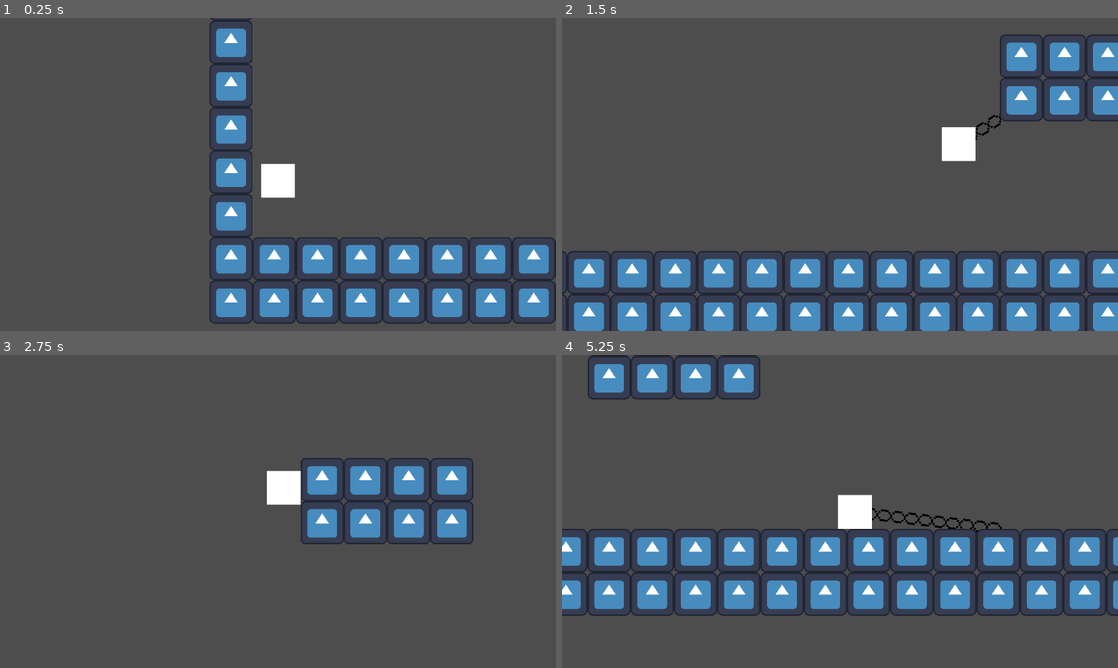
Above: before the commit, frames 1-4 (two rows, left to right).
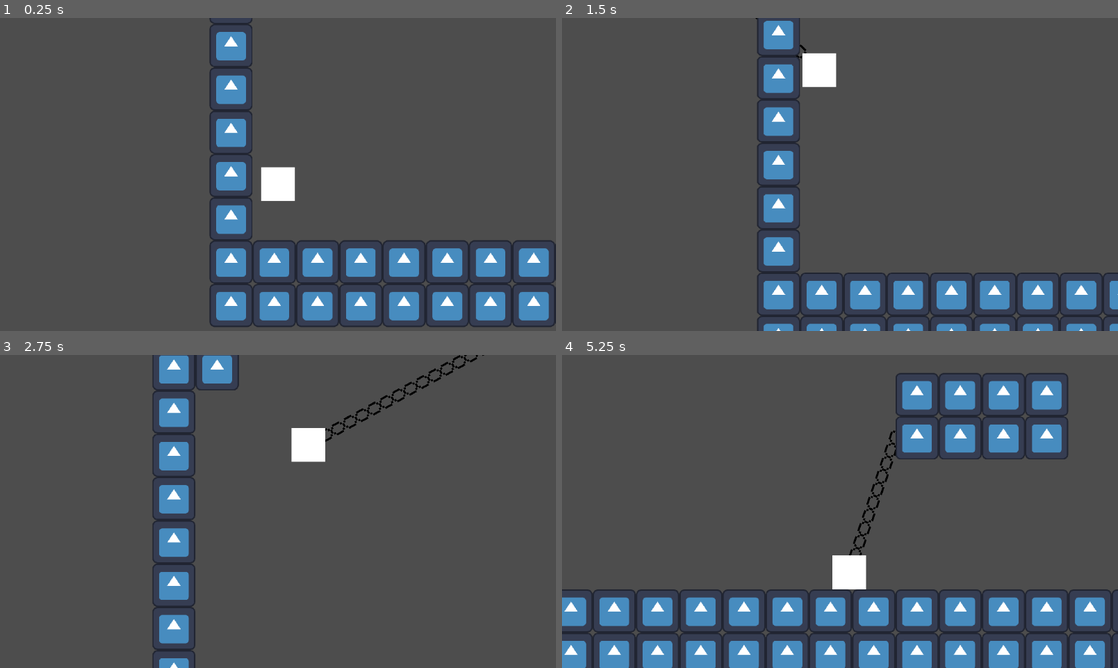
Above: after the commit, the same moments.

Repository: LitheFulminare/Operation-Venulysian
Game: Godot game, scene res://Game scenes/Prototyping.tscn
Two runs of this game, one before a commit and one after it. Both use one fixed random seed, a clock stepped at 60 frames per second and the inputs below. The engine's default icon, where the game draws it, is replaced by a stand-in: a white triangle on a blue panel in a dark square.
Inputs (mouse positions are in pixels of both pictures, inside the frame that each line leads up to):
- Up to frame 1 (0.25 s): no input
- Up to frame 2 (1.5 s): move the mouse to (962, 158) at 0.52 s; hold D (Right) from 0.53 s (still down); tap F (Grappling Hook) at 0.6 s; tap W (Up) at 0.77 s; move the mouse to (728, 190) at 1.27 s; tap Shift (Dash) at 1.35 s
- Up to frame 3 (2.75 s): tap W (Up) at 1.52 s; tap F (Grappling Hook) at 1.55, 2.1 s; move the mouse to (333, 442) at 2.02 s; release D (Right) at 2.03 s; hold A (Left) from 2.03 s (still down)
- Up to frame 4 (5.25 s): move the mouse to (812, 574) at 2.77 s; release A (Left) at 2.78 s; hold D (Right) 2.78-4.28 s; click (812, 574) at 2.85 s; tap W (Up) at 3.02, 3.77, 4.52 s; tap F (Grappling Hook) at 3.05, 3.6, 4.55, 5.1 s; move the mouse to (1006, 558) at 3.52 s; move the mouse to (673, 464) at 4.27 s; hold A (Left) 4.28-5.03 s; tap Shift (Dash) at 4.35 s; move the mouse to (867, 511) at 5.02 s; hold D (Right) from 5.03 s (still down)

The runs differ from the first frame. In frame 1, 6.5% of the frame differs, in the area x 37-100%, y 0-99%; in frame 2, 26%; in frame 3, 12%; in frame 4, 36%, in the area x 0-100%, y 0-100%.

Commit message:
limit grappling speed & camera drag

Diff:
--- a/Operation Venulysian/Player/grappling_hook_controller.gd
+++ b/Operation Venulysian/Player/grappling_hook_controller.gd
@@ -10,7 +10,8 @@
 
 @export_group("Parameters")
 @export var player_speed: float = 500
-#@export var grappling_speed: float = 50
+@export var grappling_speed: float = 40
+@export var max_grappling_speed: float = 500
 
 var current_grappling_point: GrapplingPoint
 var raycast_collision_point: Vector2
@@ -45,17 +46,22 @@
 
 	line2d.visible = true
 	raycast_collision_point = raycast.get_collision_point()
-	print(raycast_collision_point)
 	line2d.set_point_position(0, raycast_collision_point  - player.global_position)
 	line2d.set_point_position(1, Vector2.ZERO)
 
 func update_grappling_hook() -> void:
+	# update chain sprite
 	line2d.set_point_position(0, raycast_collision_point - player.global_position)
 	line2d.set_point_position(1, Vector2.ZERO)
 
+	# set player velocity
 	var direction = raycast_collision_point - player.global_position
 	direction = direction.normalized()
-	player.velocity += direction * 40
+	player.velocity.x = clamp(player.velocity.x, -max_grappling_speed, max_grappling_speed)
+	player.velocity.y = clamp(player.velocity.y, -max_grappling_speed, max_grappling_speed)
+	player.velocity += direction * grappling_speed
+
+	print(player.velocity)
 
 	player.move_and_slide()
 
--- a/Operation Venulysian/Player/player.tscn
+++ b/Operation Venulysian/Player/player.tscn
@@ -63,6 +63,8 @@
 line2d = NodePath("Line2D")
 raycast = NodePath("RayCast2D")
 player_speed = 1.65
+grappling_speed = 35.0
+max_grappling_speed = 800.0
 
 [node name="Path2D" type="Path2D" parent="Grappling Hook Controller"]
 curve = SubResource("Curve2D_btcbx")
@@ -92,6 +94,9 @@
 zoom = Vector2(0.7, 0.7)
 process_callback = 0
 position_smoothing_enabled = true
+drag_vertical_enabled = true
+drag_top_margin = 0.4
+editor_draw_drag_margin = true
 
 [node name="ColorRect" type="ColorRect" parent="."]
 offset_left = -50.0
